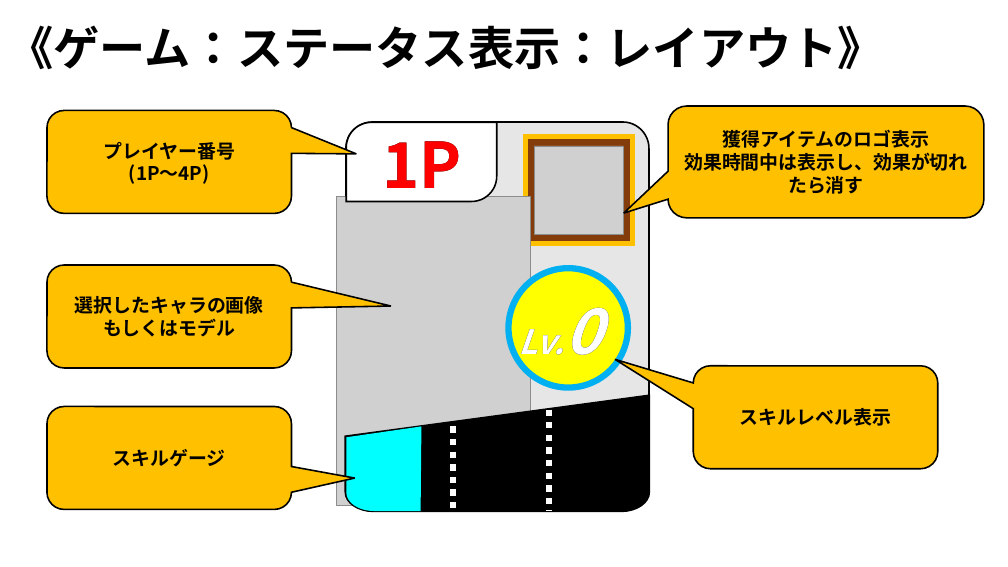
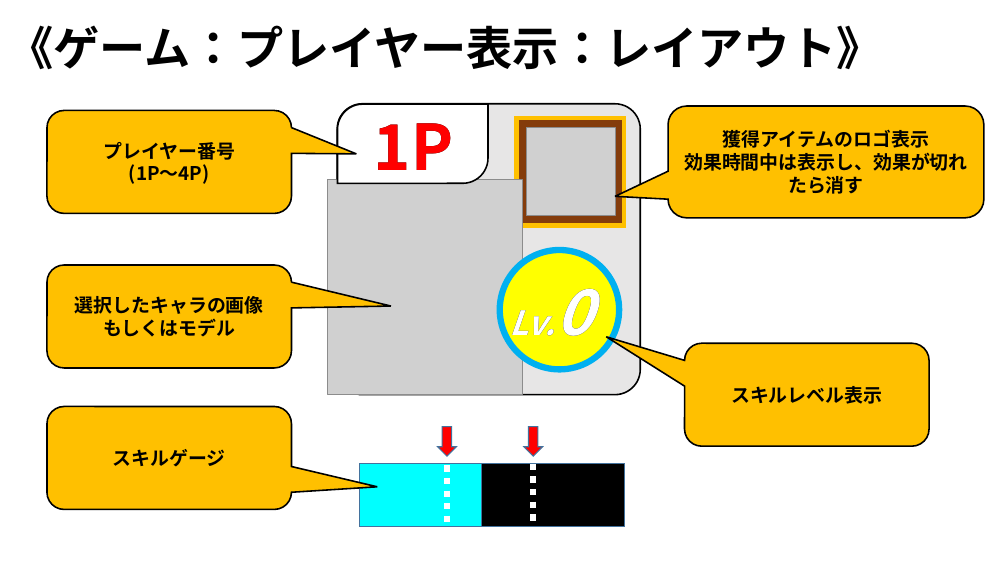
Before and after one commit to ARITA-MEIGEN/C-Team001, a slide deck: slide 22 of data/GS3_チーム2_仕様書.pptx. Drawn at 1008x567 pixels with LibreOffice and Linux fonts; fonts in the diff are those of the drawing; grey boxes stand for pictures; background and template pictures are left out. Boxes give left, top, right and bottom in pixels: in the first picture for what was removed or moved away, otherwise in the second. Text is boxed around its words. In the diff, an @@ line names an element or a change of style, - is before the commit and + after.

```diff
--- a/data/GS3_チーム2_仕様書.pptx
+++ b/data/GS3_チーム2_仕様書.pptx
@@ text at (7, 25, 882, 69): text changed @@
-《ゲーム：ステータス表示：レイアウト》
+《ゲーム：プレイヤー表示：レイアウト》
@@ 3 texts, 1 picture, 1 rectangle, 1 ellipse, 1 round diag rect: place and size @@
-3 texts, 1 picture, 1 rectangle, 1 ellipse, 1 round diag rect at (346, 123, 633, 388)
+3 texts, 1 picture, 1 rectangle, 1 ellipse, 1 round diag rect at (337, 104, 625, 370)
@@ rounded rectangle: place and size @@
-rounded rectangle at (346, 122, 650, 511)
+rounded rectangle at (337, 104, 640, 395)
@@ picture: place and size @@
-picture at (337, 197, 531, 506)
+picture at (328, 180, 523, 395)
@@ rounded speech box "スキルレベル表示": place and size @@
-rounded speech box "スキルレベル表示" at (693, 366, 938, 469)
+rounded speech box "スキルレベル表示" at (685, 343, 929, 446)
@@ freeform shape removed at (346, 395, 649, 511) @@
@@ freeform shape removed at (346, 426, 421, 511) @@
@@ down arrow added at (438, 426, 457, 456), fill #FF0000, outline #43739E 1 pt @@
@@ down arrow added at (524, 426, 543, 456), fill #FF0000, outline #43739E 1 pt @@
@@ rectangle added at (359, 464, 624, 527), fill #000000, outline #43739E 1 pt @@
@@ rectangle added at (359, 464, 482, 527), fill #00FFFF, outline #43739E 1 pt @@
@@ line moved from (453, 426) - (453, 511) to (447, 465) - (447, 526) @@
@@ line moved from (549, 410) - (549, 511) to (533, 464) - (533, 526) @@
```
Also in this commit, not shown: 2 other slides changed, 1 slide added, 1 slide removed.
